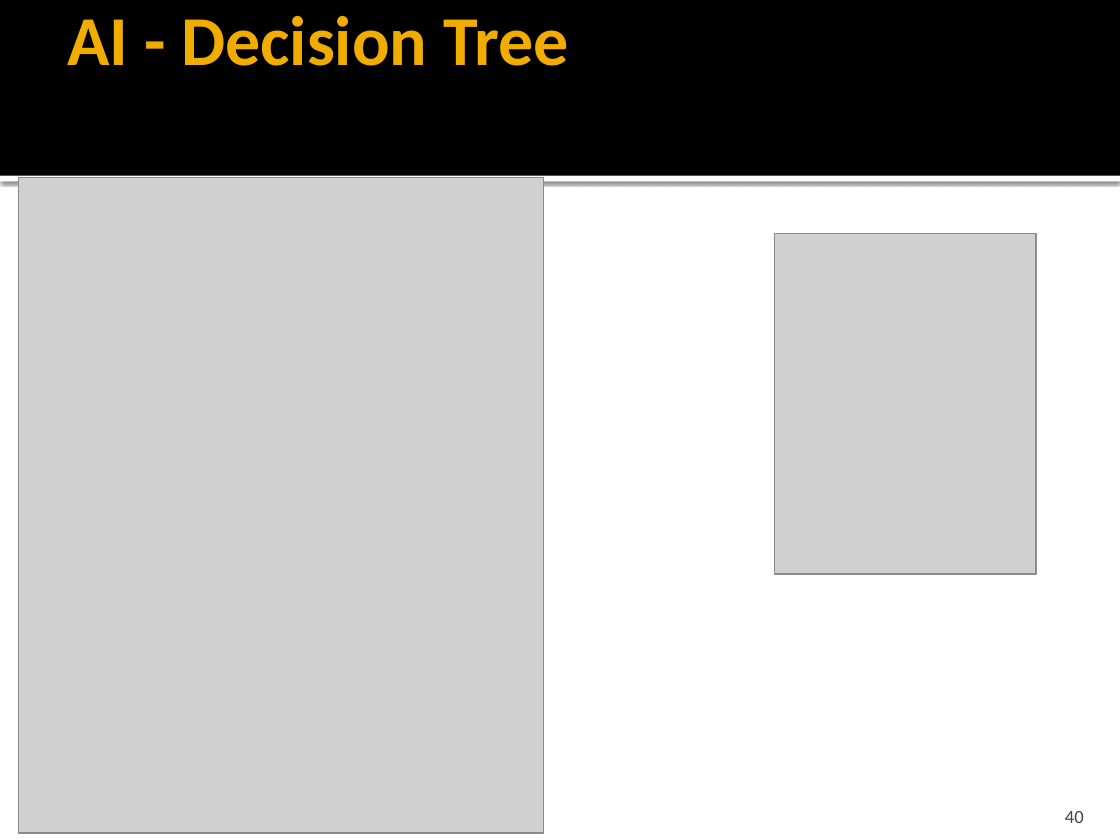
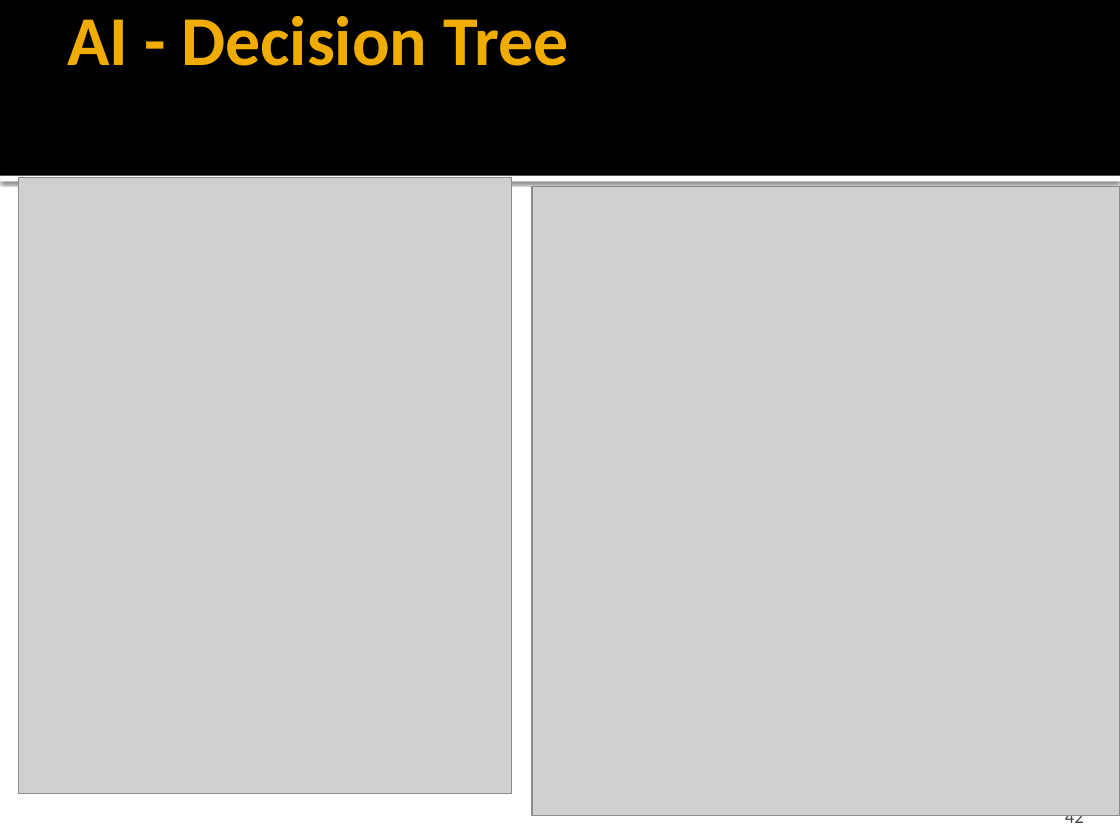
Before and after one commit to idxExtropy/duel-reality, a slide deck: slide 42 of Docs/DUEL REALITY .pptx (slide 40 before the commit). Drawn at 1120x840 pixels with LibreOffice and Linux fonts; fonts in the diff are those of the drawing; grey boxes stand for pictures. Boxes give left, top, right and bottom in pixels: in the first picture for what was removed or moved away, otherwise in the second. Text is boxed around its words. In the diff, an @@ line names an element or a change of style, - is before the commit and + after.

```diff
--- a/Docs/DUEL REALITY .pptx
+++ b/Docs/DUEL REALITY .pptx
@@ picture: place and size @@
-picture at bbox=[19, 177, 543, 832]
+picture at bbox=[19, 177, 512, 793]
@@ picture added at bbox=[532, 187, 1120, 816] @@
@@ picture removed at bbox=[775, 233, 1036, 573] @@
@@ page number at bbox=[1065, 815, 1084, 828]: text changed @@
-40
+42
```
Also in this commit, not shown: 8 other slides changed, 2 slides added, 1 slide removed.
